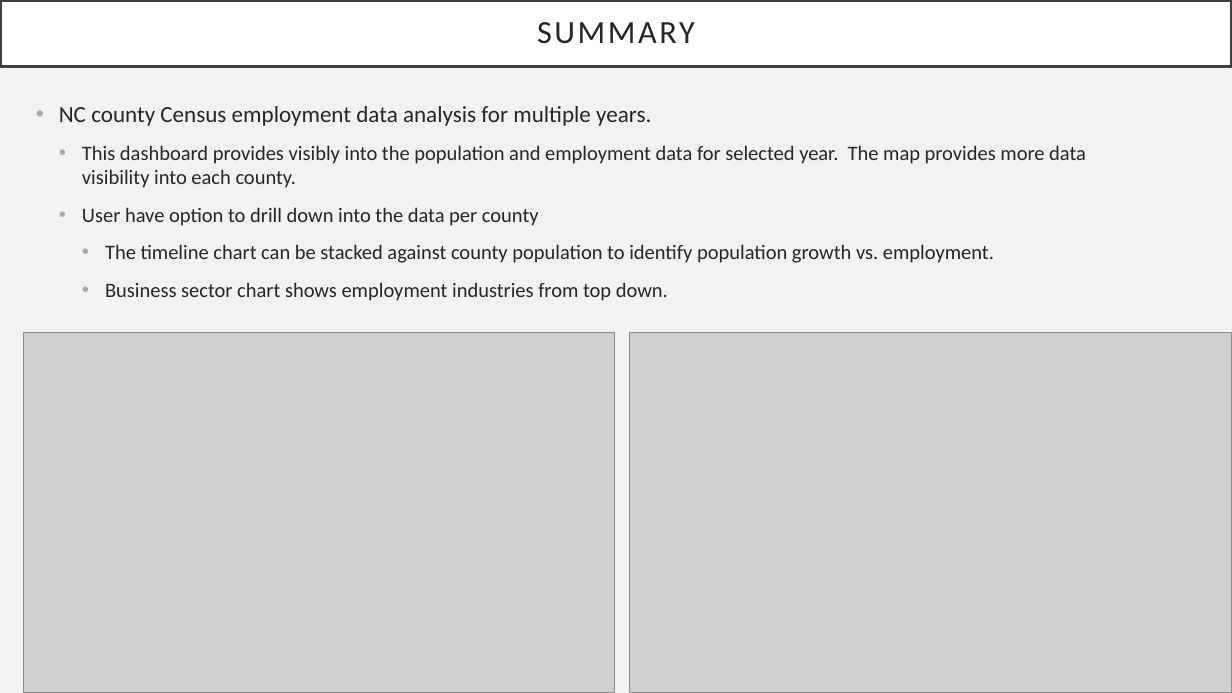
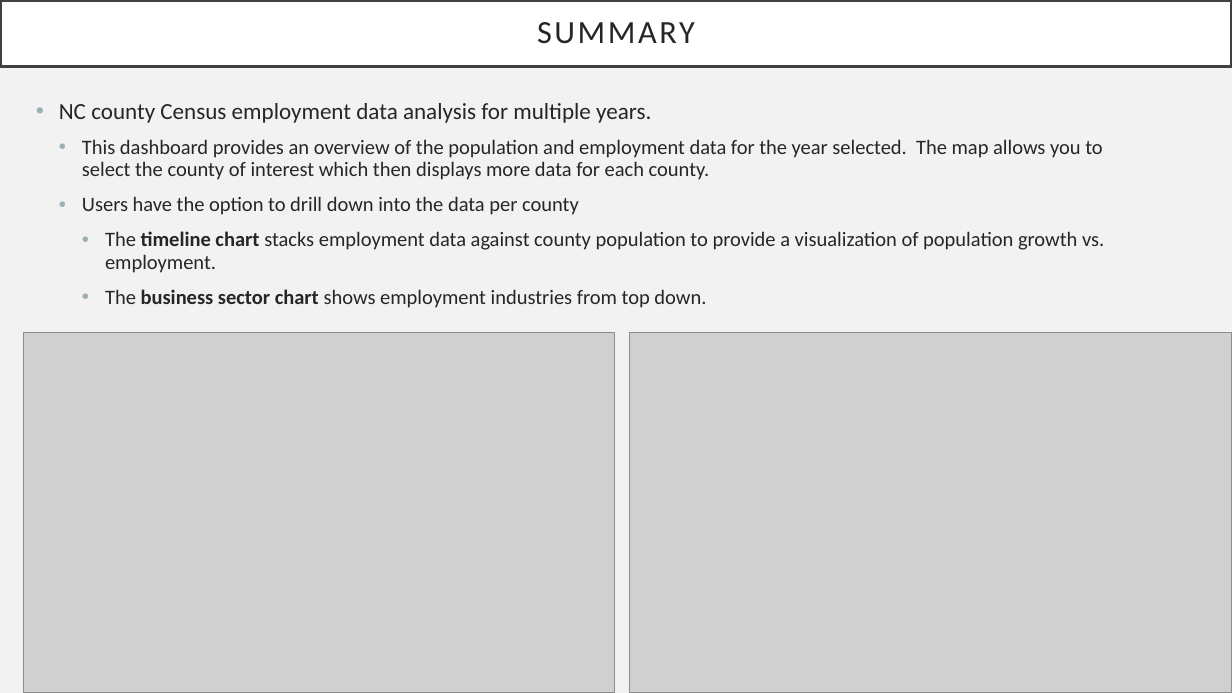
Before and after one commit to ejlee127/NC-County-Statistics, a slide deck: slide 6 of proposal/NC Census Data analysis 10-06.pptx. Drawn at 1232x693 pixels with LibreOffice and Linux fonts; fonts in the diff are those of the drawing; grey boxes stand for pictures. Boxes give left, top, right and bottom in pixels: in the first picture for what was removed or moved away, otherwise in the second. Text is boxed around its words. In the diff, an @@ line names an element or a change of style, - is before the commit and + after.

Commit message:
updated 10-10

```diff
--- a/proposal/NC Census Data analysis 10-06.pptx
+++ b/proposal/NC Census Data analysis 10-06.pptx
@@ text at (59, 103, 651, 123): line spacing 1 to 0.9 @@
@@ text at (82, 139, 1104, 308): text changed @@
-  • This dashboard provides visibly into the population and employment data for selected year. The map provides more data visibility into each county.
-  • User have option to drill down into the data per county
-    • The timeline chart can be stacked against county population to identify population growth vs. employment.
-    • Business sector chart shows employment industries from top down.
+  • This dashboard provides an overview of the population and employment data for the year selected. The map allows you to select the county of interest which then displays more data for each county.
+  • Users have the option to drill down into the data per county
+    • The timeline chart stacks employment data against county population to provide a visualization of population growth vs. employment.
+    • The business sector chart shows employment industries from top down.
```
Also in this commit, not shown: 4 other slides changed, 1 slide added.
